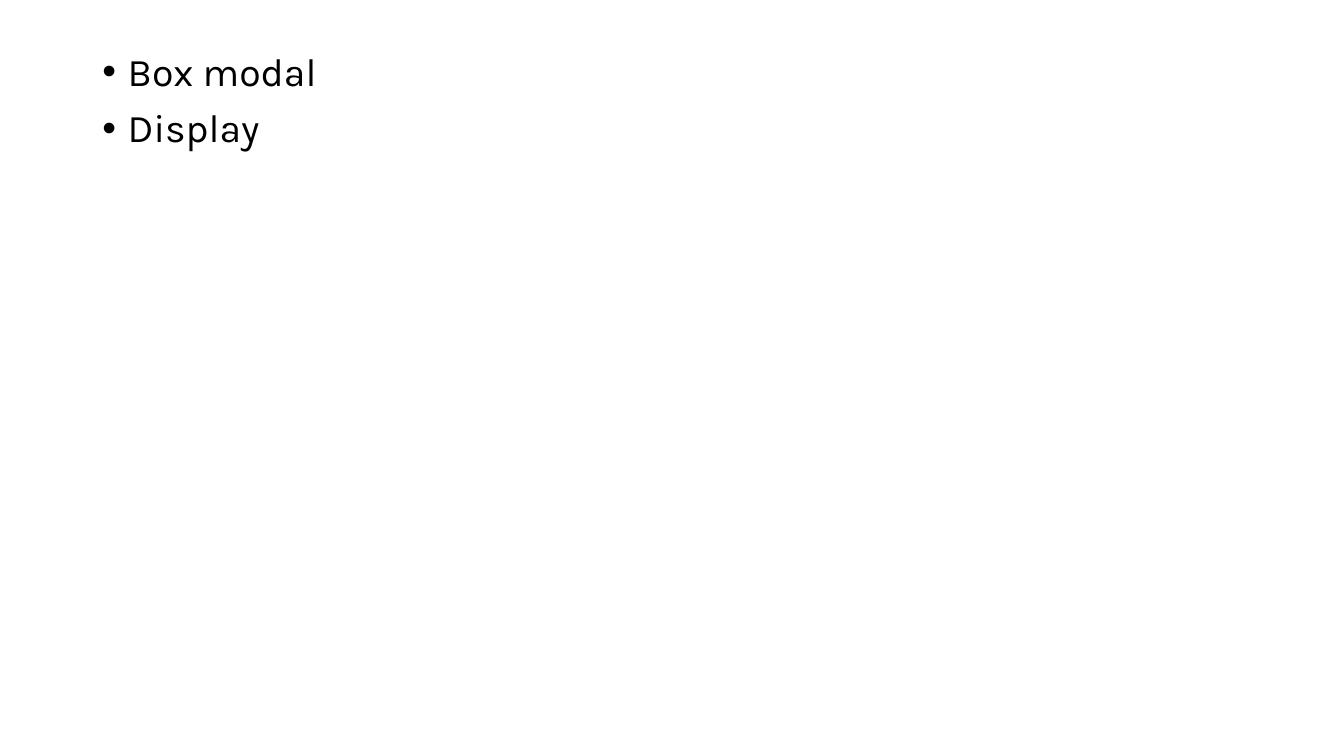
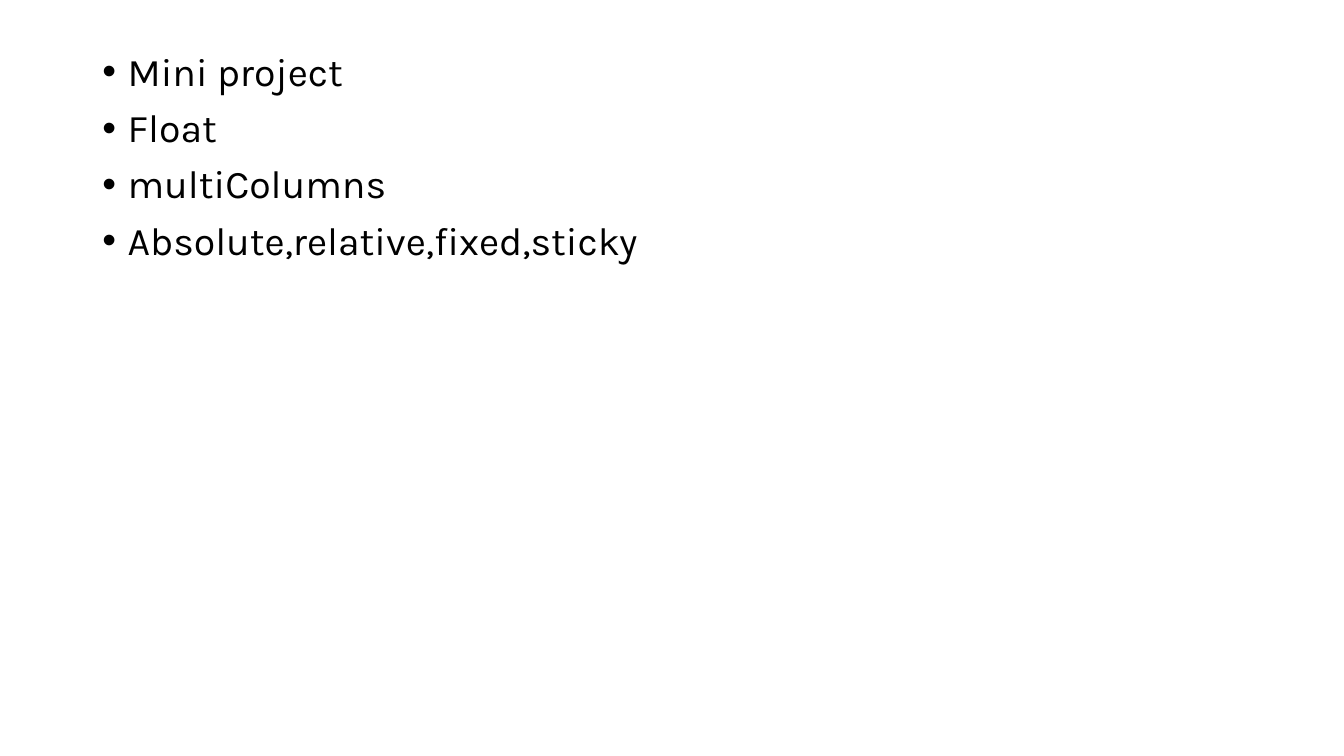
Before and after one commit to PiyushChaturvedii/Batch06, a slide deck: slide 3 of css.pptx. Drawn at 1344x756 pixels with LibreOffice and Linux fonts; fonts in the diff are those of the drawing. Boxes give left, top, right and bottom in pixels: in the first picture for what was removed or moved away, otherwise in the second. Text is boxed around its words. In the diff, an @@ line names an element or a change of style, - is before the commit and + after.

Commit message:
sticky

```diff
--- a/css.pptx
+++ b/css.pptx
@@ text at [128,59,638,265]: text changed @@
-• Box modal
-• Display
+• Mini project
+• Float
+• multiColumns
+• Absolute,relative,fixed,sticky
```
Also in this commit, not shown: 1 other slide changed, 19 other files.
